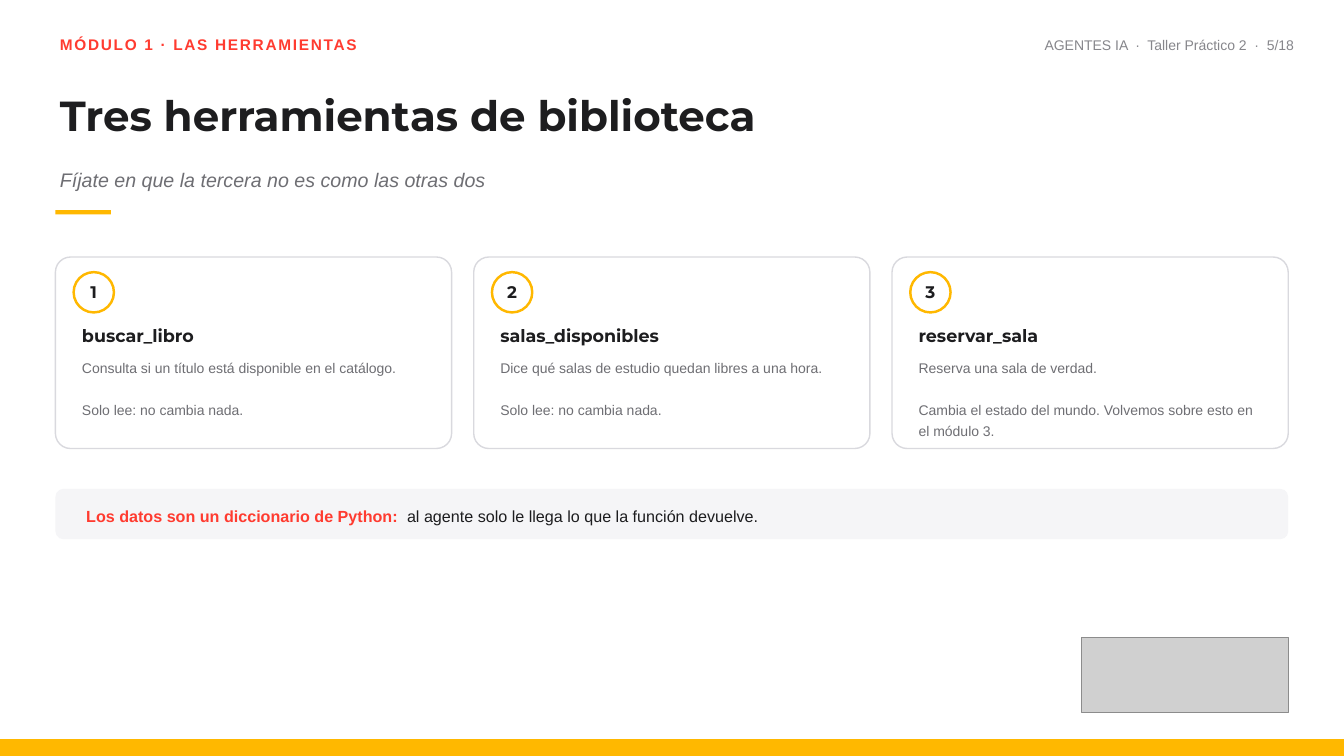
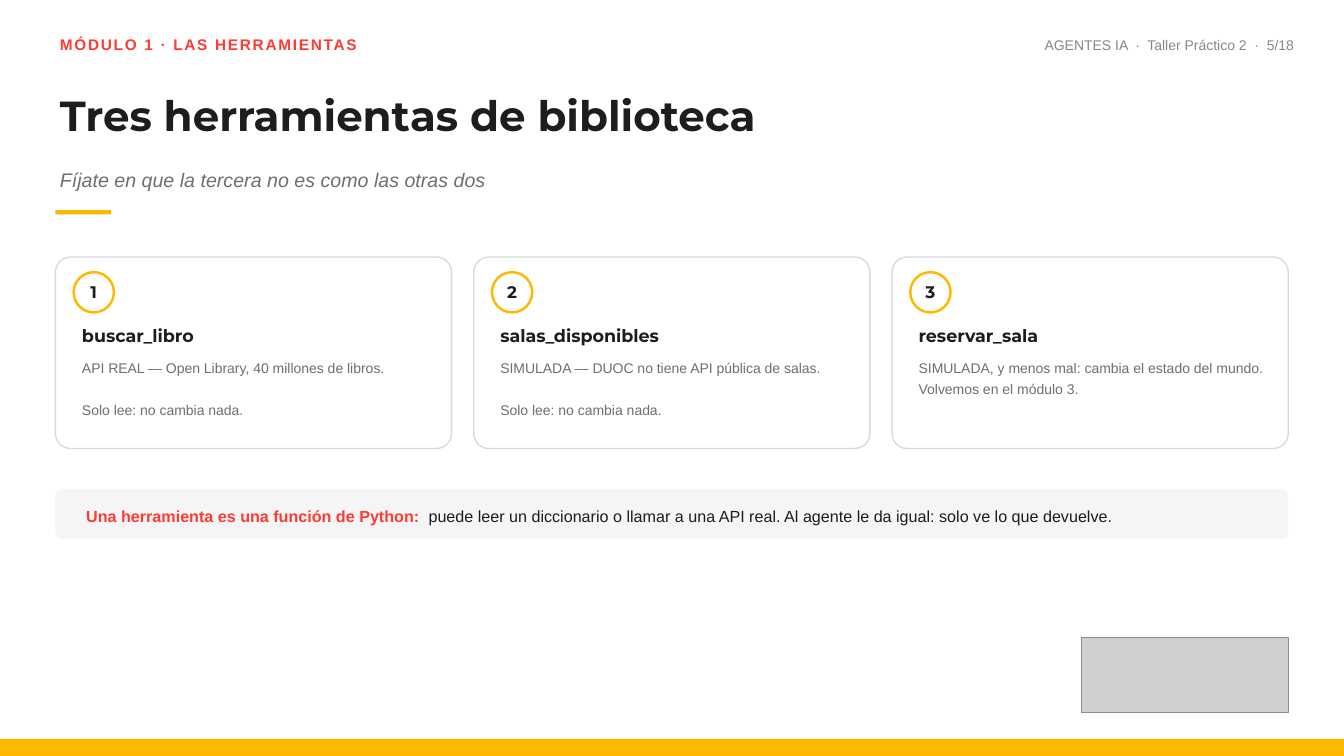
Before and after one commit to Giocrisrai/taller-ia-agentes-biblioteca, a slide deck: slide 5 of presentaciones/Taller_Practico_2.pptx. Drawn at 1344x756 pixels with LibreOffice and Linux fonts; fonts in the diff are those of the drawing; grey boxes stand for pictures. Boxes give left, top, right and bottom in pixels: in the first picture for what was removed or moved away, otherwise in the second. Text is boxed around its words. In the diff, an @@ line names an element or a change of style, - is before the commit and + after.

```diff
--- a/presentaciones/Taller_Practico_2.pptx
+++ b/presentaciones/Taller_Practico_2.pptx
@@ text at (x1=82, y1=363, x2=384, y2=376): text changed @@
-Consulta si un título está disponible en el catálogo.
+API REAL — Open Library, 40 millones de libros.
@@ text at (x1=500, y1=362, x2=820, y2=376): text changed @@
-Dice qué salas de estudio quedan libres a una hora.
+SIMULADA — DUOC no tiene API pública de salas.
@@ text at (x1=919, y1=363, x2=1263, y2=394): text changed @@
-Reserva una sala de verdad.
-Cambia el estado del mundo. Volvemos sobre esto en el módulo 3.
+SIMULADA, y menos mal: cambia el estado del mundo. Volvemos en el módulo 3.
@@ text at (x1=86, y1=510, x2=1112, y2=526): text changed @@
-Los datos son un diccionario de Python: al agente solo le llega lo que la función devuelve.
+Una herramienta es una función de Python: puede leer un diccionario o llamar a una API real. Al agente le da igual: solo ve lo que devuelve.
```
Also in this commit, not shown: 2 other slides changed, 8 other files.
